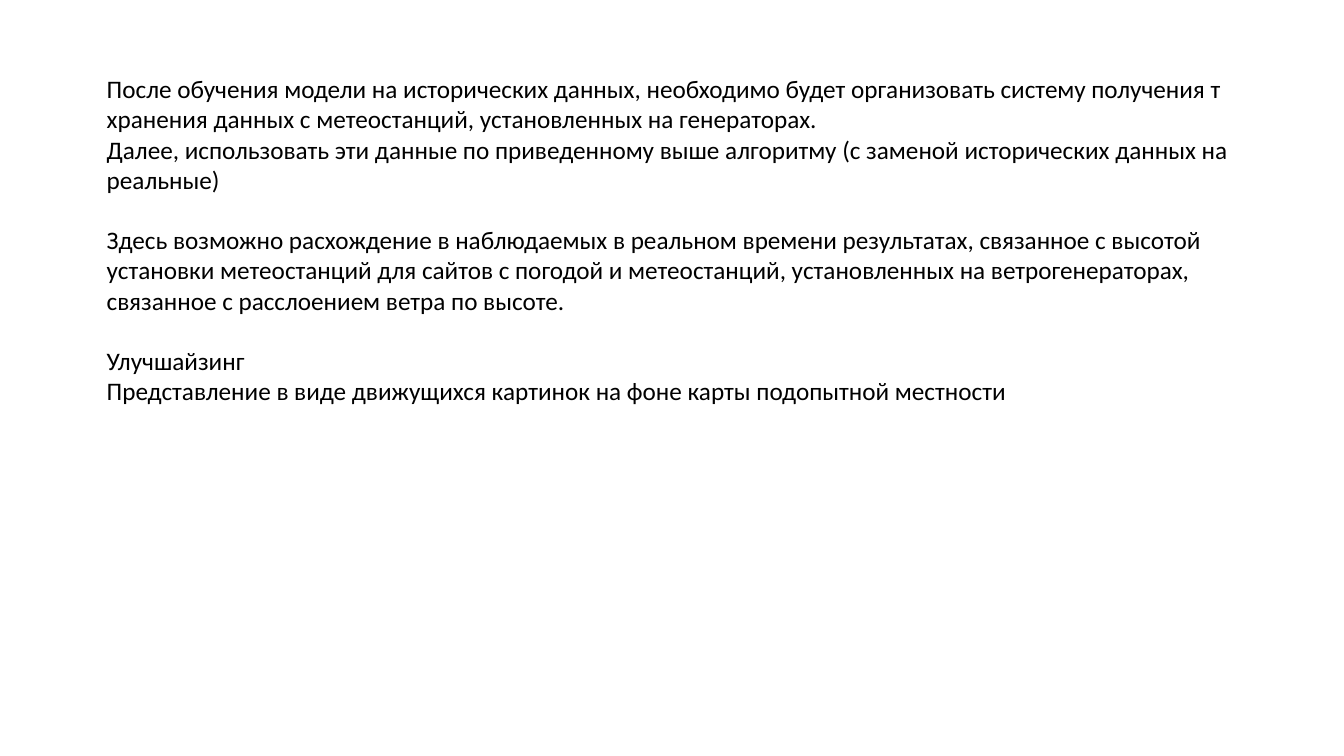
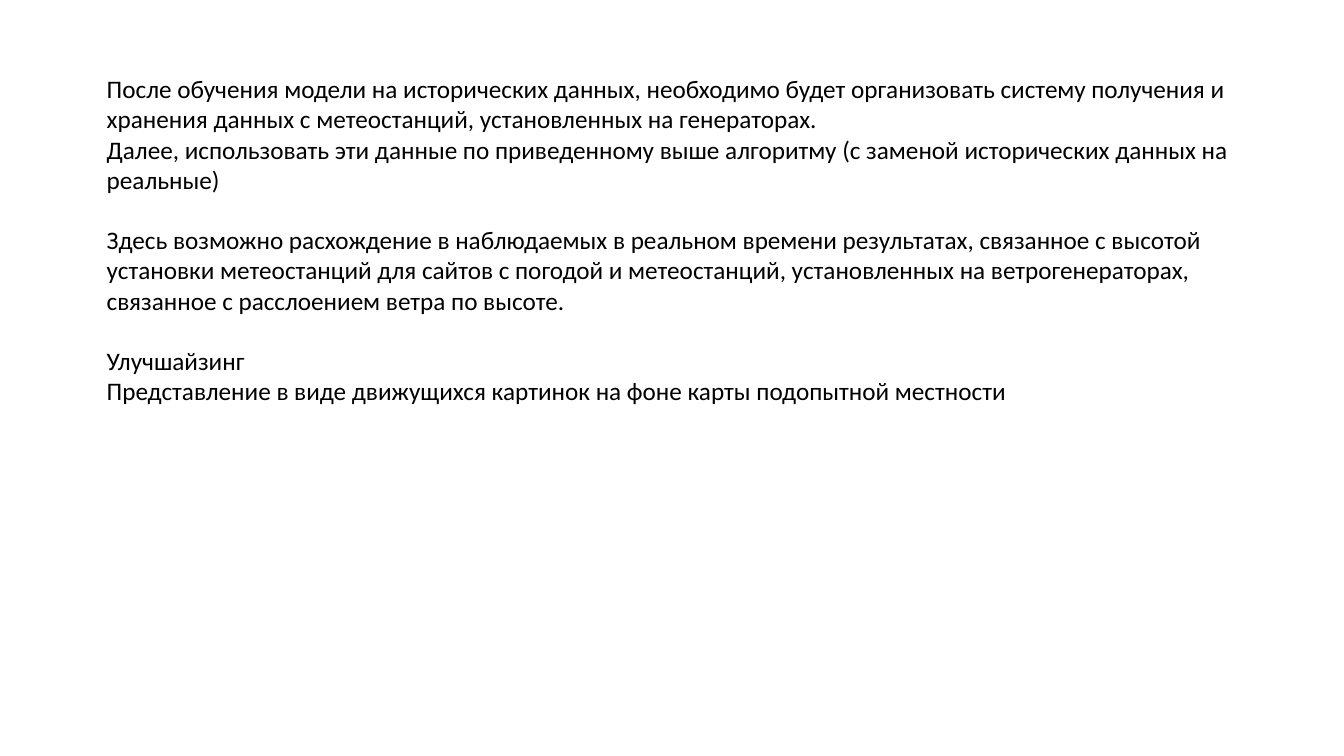
Before and after one commit to Dmitry1973/GB_Final_project, a slide deck: slide 6 of FInal_project.pptx. Drawn at 1344x756 pixels with LibreOffice and Linux fonts; fonts in the diff are those of the drawing. Boxes give left, top, right and bottom in pixels: in the first picture for what was removed or moved away, otherwise in the second. Text is boxed around its words. In the diff, an @@ line names an element or a change of style, - is before the commit and + after.

```diff
--- a/FInal_project.pptx
+++ b/FInal_project.pptx
@@ text at bbox=[107, 81, 1225, 132]: text changed @@
-После обучения модели на исторических данных, необходимо будет организовать систему получения т хранения данных с метеостанций, установленных на генераторах.
+После обучения модели на исторических данных, необходимо будет организовать систему получения и хранения данных с метеостанций, установленных на генераторах.
```
Also in this commit, not shown: 2 other slides changed.
